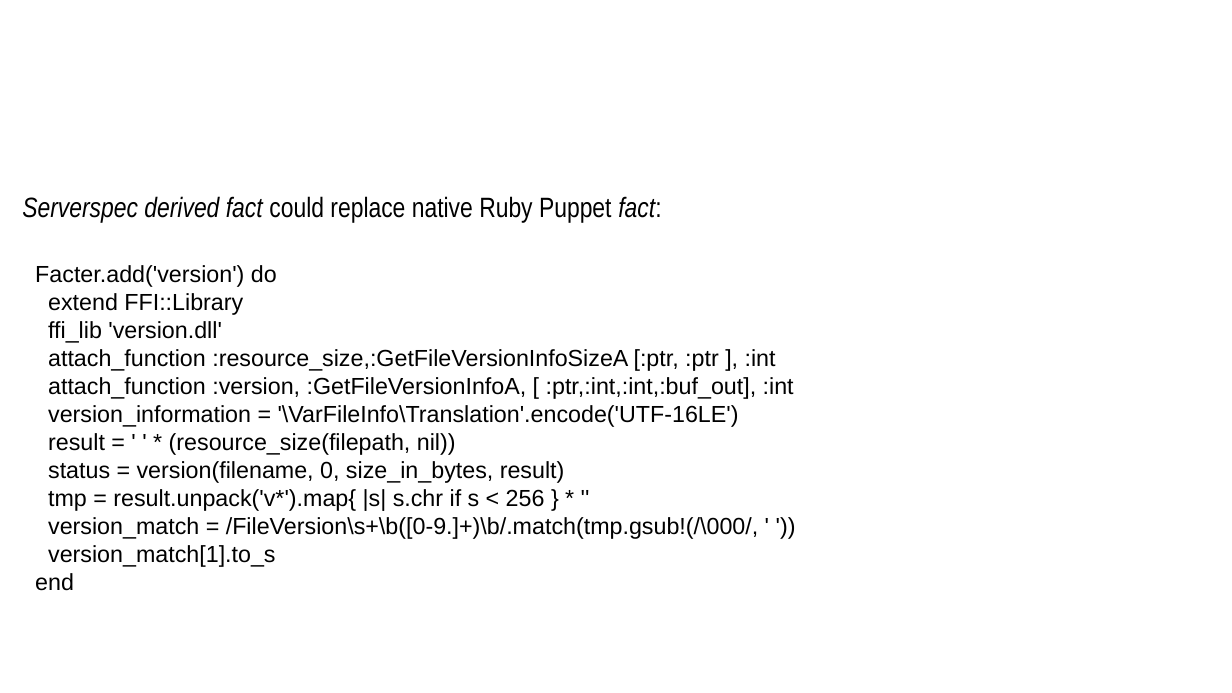
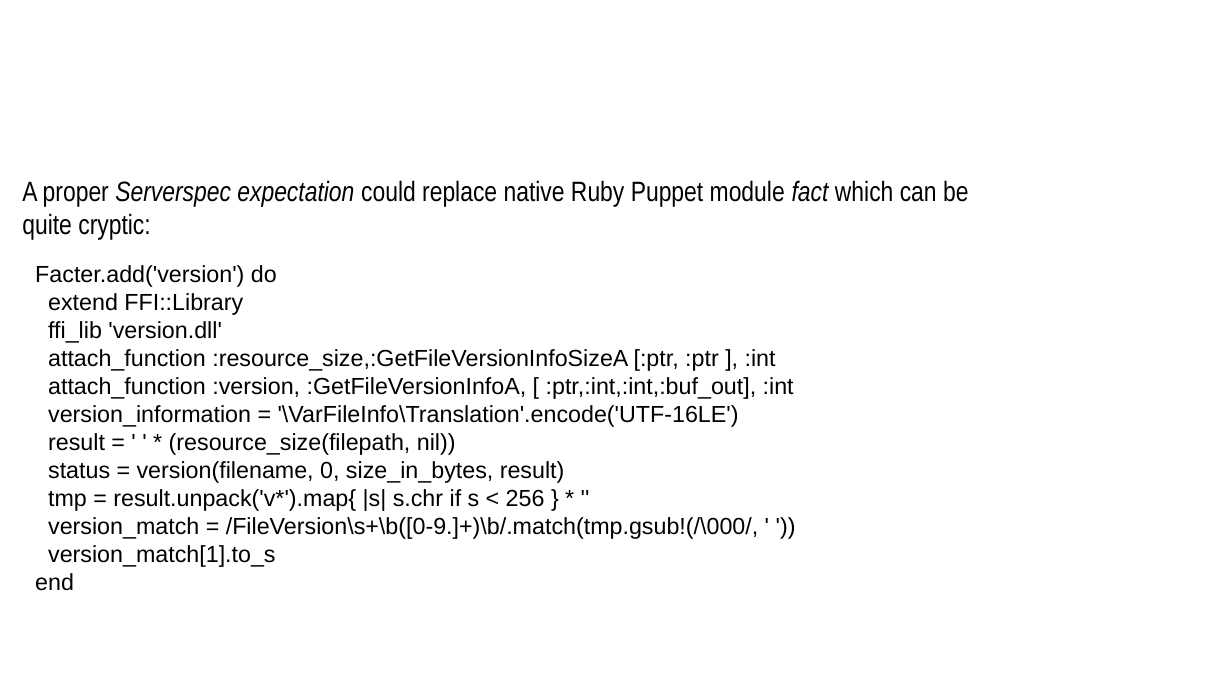
Before and after one commit to sergueik/uru_serverspec, a slide deck: slide 26 of Serverspec Integration in Cloud Provision.odp (slide 20 before the commit). Drawn at 1232x693 pixels with LibreOffice and Linux fonts; fonts in the diff are those of the drawing; background and template pictures are left out. Boxes give left, top, right and bottom in pixels: in the first picture for what was removed or moved away, otherwise in the second. Text is boxed around its words. In the diff, an @@ line names an element or a change of style, - is before the commit and + after.

```diff
--- a/Serverspec Integration in Cloud Provision.odp
+++ b/Serverspec Integration in Cloud Provision.odp
@@ text at (22,180,968,240): text changed @@
-Serverspec derived fact could replace native Ruby Puppet fact:
+A proper Serverspec expectation could replace native Ruby Puppet module fact which can be quite cryptic:
```
Also in this commit, not shown: 10 other slides changed, 9 slides added, 1 slide removed, 1 other file.
